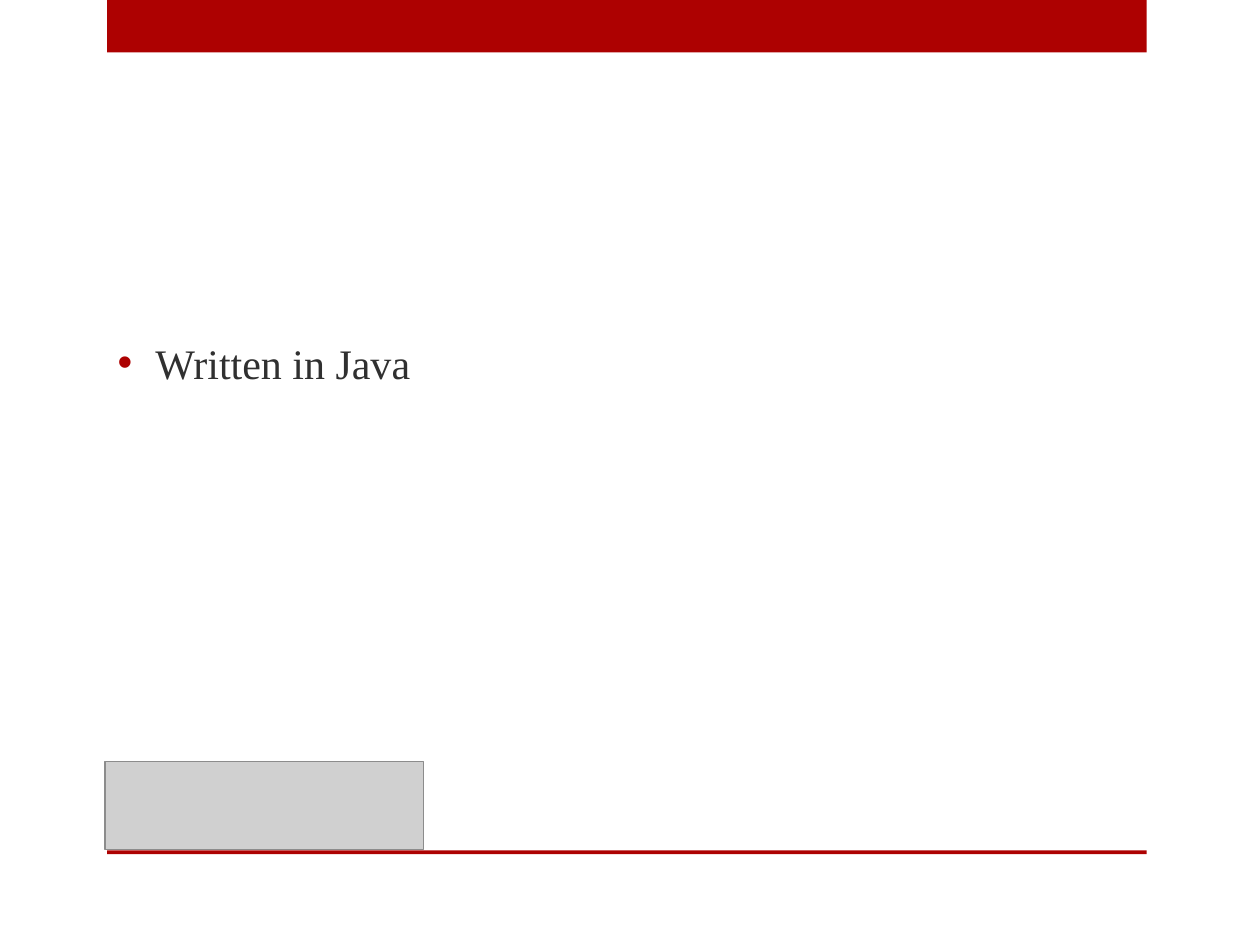
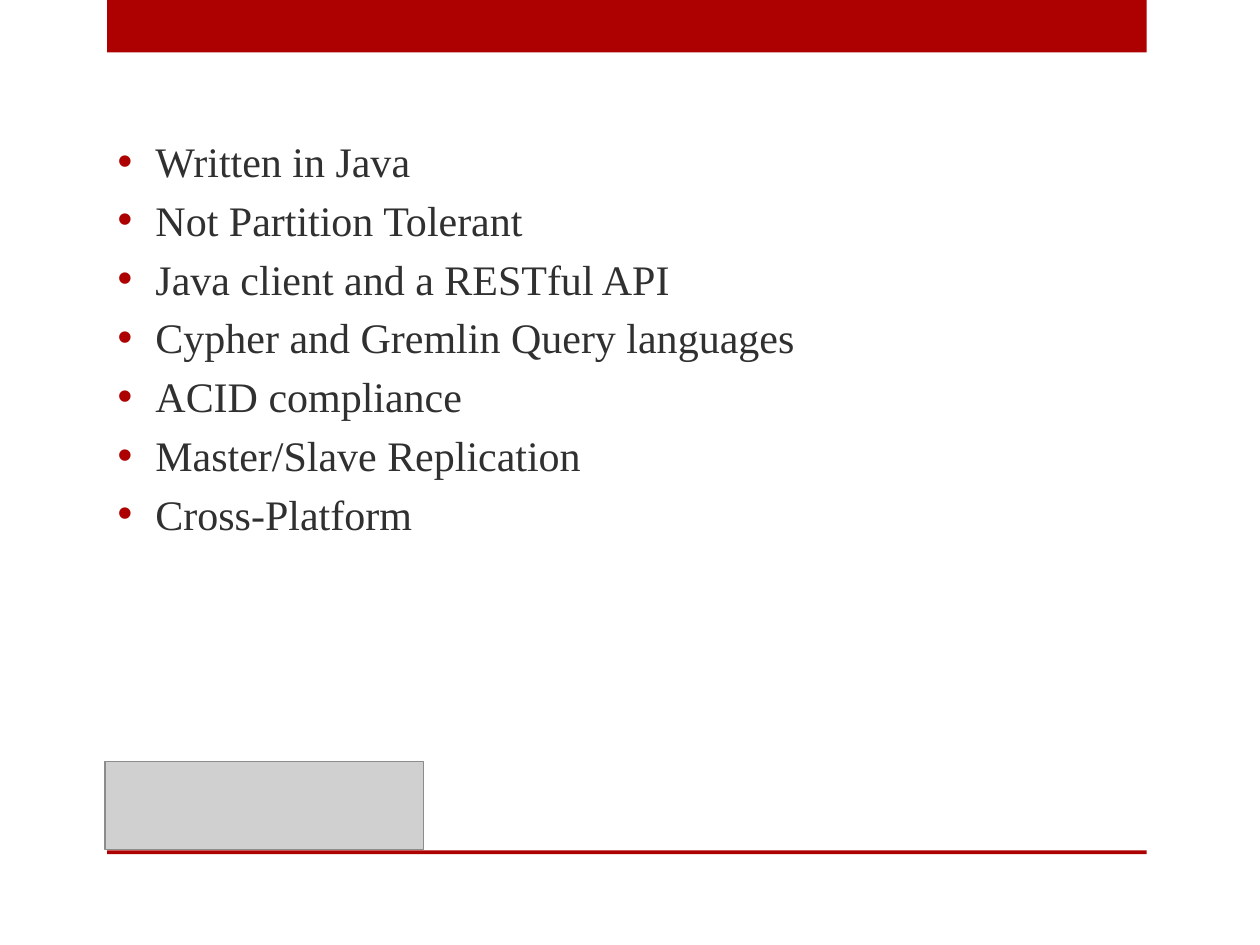
Before and after one commit to digitalBush/nosql-smackdown-talk, a slide deck: slide 34 of nosql-smackdown.pptx. Drawn at 1260x945 pixels with LibreOffice and Linux fonts; fonts in the diff are those of the drawing; grey boxes stand for pictures. Boxes give left, top, right and bottom in pixels: in the first picture for what was removed or moved away, otherwise in the second. Text is boxed around its words. In the diff, an @@ line names an element or a change of style, - is before the commit and + after.

Commit message:
Added Neo4j talking points

```diff
--- a/nosql-smackdown.pptx
+++ b/nosql-smackdown.pptx
@@ text at <box>155,207,794,531</box>: paragraphs added @@
+• Not Partition Tolerant
+• Java client and a RESTful API
+• Cypher and Gremlin Query languages
+• ACID compliance
+• Master/Slave Replication
+• Cross-Platform
```
